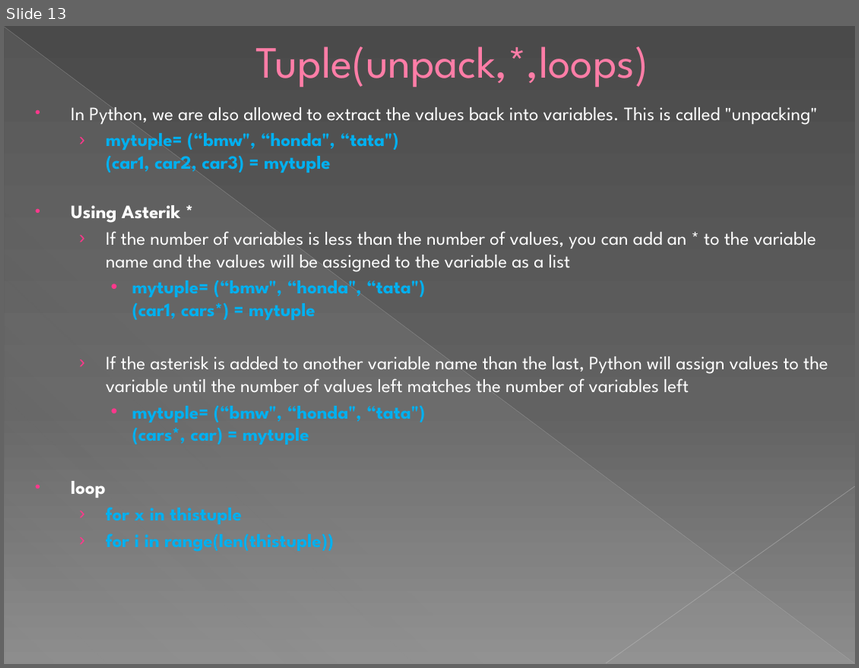
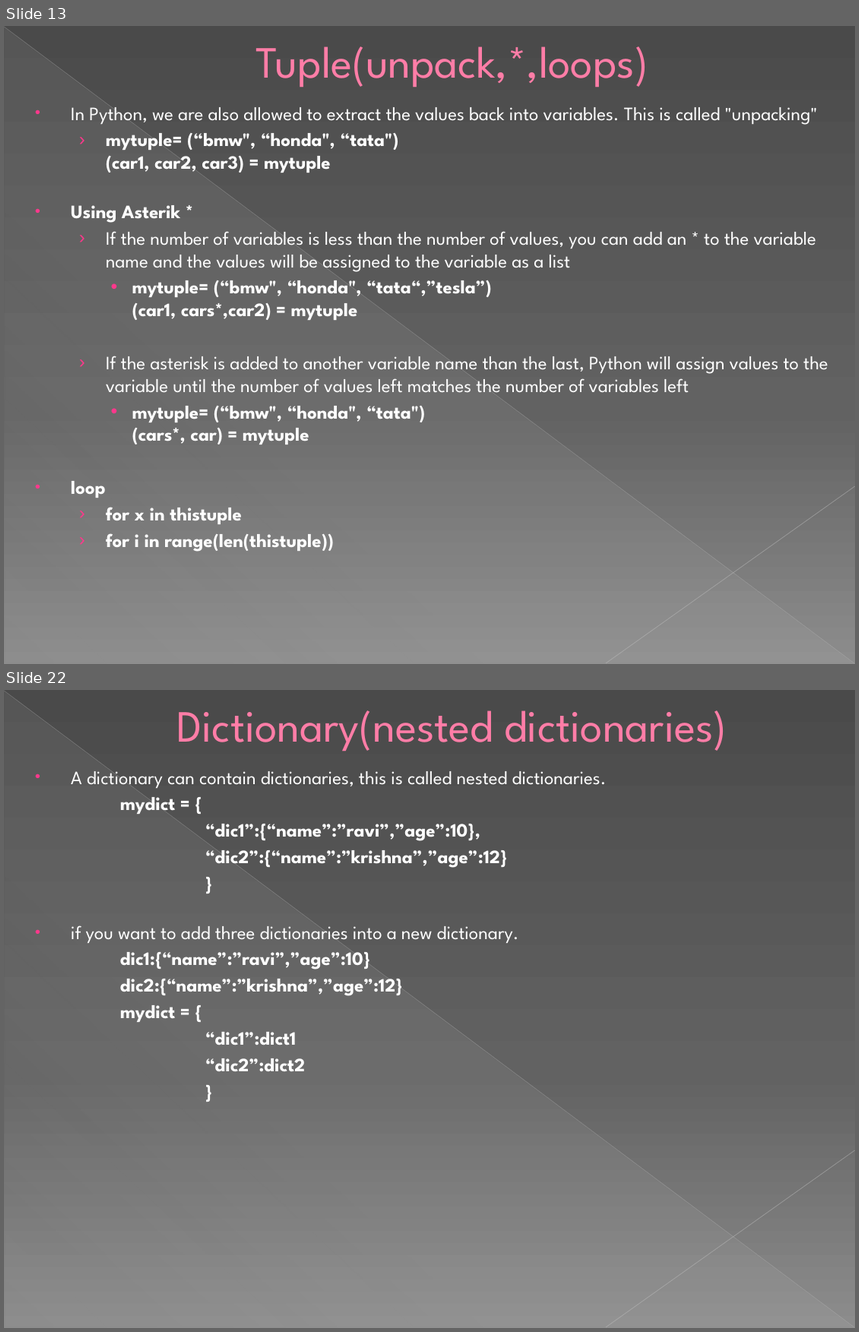
Before and after one commit to AsipiRavi2/pythonforbeginners, a slide deck: module3/Module3.pptx. Shown one above the other, each under a label of ours: slide 13 before the commit, slides 13 and 22 after it; the slides between them are not shown. The pictures are 859x668 and 859x1332 pixels, drawn with LibreOffice and Linux fonts; fonts in the diff are those of the drawing. Boxes give left, top, right and bottom in pixels: in the first picture for what was removed or moved away, otherwise in the second. Text is boxed around its words. In the diff, an @@ line names an element or a change of style, - is before the commit and + after.

```diff
--- a/module3/Module3.pptx
+++ b/module3/Module3.pptx
@@ slide 22 added at <box>4,690,855,1328</box>, background gradient #4A4A4A to #626262 to #8C8C8C; not listed: 3 template elements that a slide beside it also shows @@
@@ title added at <box>177,711,727,752</box>, 37.8 pt, text #FF7DA7 @@
+Dictionary(nested dictionaries)
@@ text added at <box>71,771,607,1072</box>, 16 pt, text #FFFFFF, bold @@
+• A dictionary can contain dictionaries, this is called nested dictionaries.
+mydict = {
+“dic1”:{“name”:”ravi”,”age”:10},
+“dic2”:{“name”:”krishna”,”age”:12}
+}
+• if you want to add three dictionaries into a new dictionary.
+dic1:{“name”:”ravi”,”age”:10}
+dic2:{“name”:”krishna”,”age”:12}
+mydict = {
+“dic1”:dict1
+“dic2”:dict2
+}
@@ slide 13 changed as well @@
@@ text at <box>106,133,425,552</box>: text colour #00B0F0 to #FFFFFF in "mytuple= (“bmw", “honda", “tata") (car1, car2, car3) ...", "mytuple= (“bmw", “honda", “tata") (cars*, car) = ...", "for x in thistuple", "for i in range(len(thistuple))" @@
@@ text at <box>132,281,492,320</box>: text changed; text colour #00B0F0 to #FFFFFF @@
-    • mytuple= (“bmw", “honda", “tata")
-      (car1, cars*) = mytuple
+    • mytuple= (“bmw", “honda", “tata“,”tesla”)
+      (car1, cars*,car2) = mytuple
```
Also in this commit, not shown: 3 other slides changed, 8 other slides added, 2 other files.
